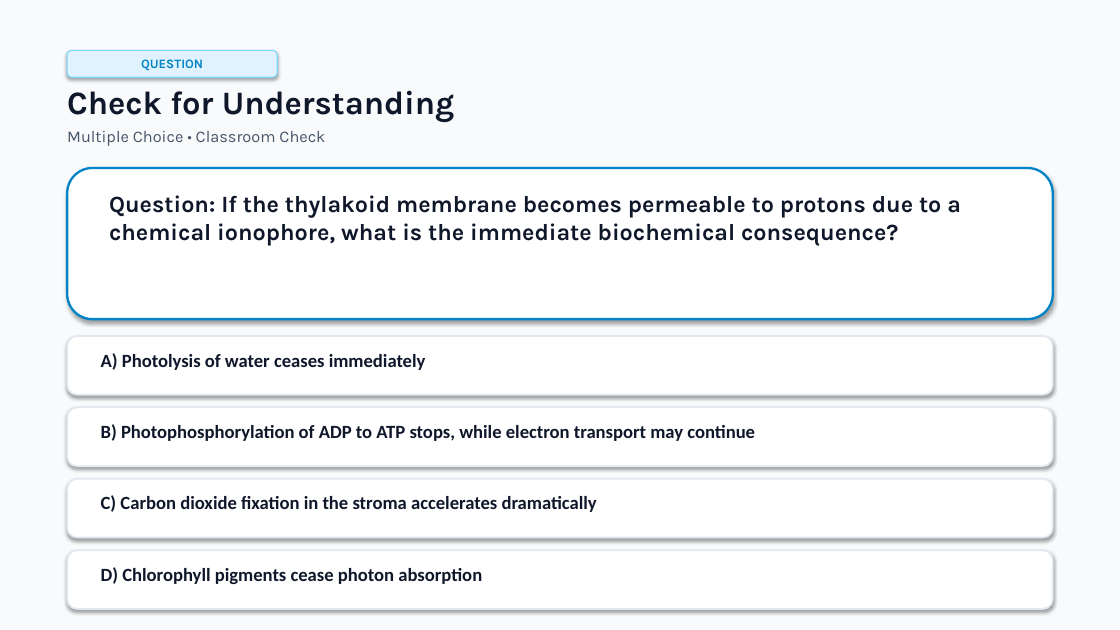
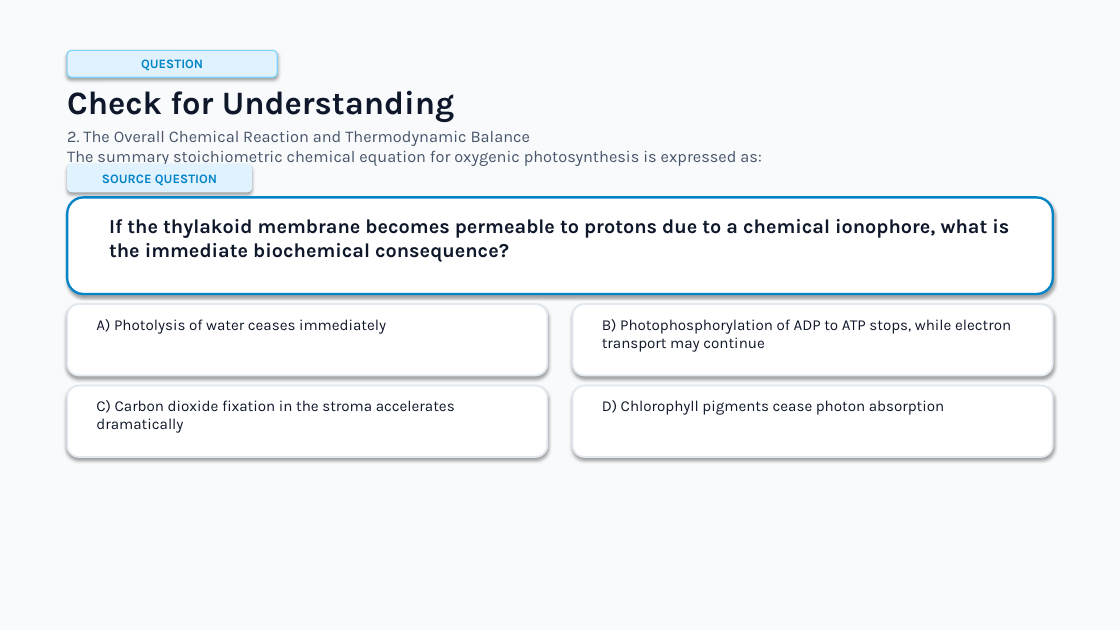
Before and after one commit to usm007/LessonMorph, a slide deck: slide 6 of output/photosynthesis_and_cellular_energy.pptx (slide 27 before the commit). Drawn at 1120x630 pixels with LibreOffice and Linux fonts; fonts in the diff are those of the drawing. Boxes give left, top, right and bottom in pixels: in the first picture for what was removed or moved away, otherwise in the second. Text is boxed around its words. In the diff, an @@ line names an element or a change of style, - is before the commit and + after.

```diff
--- a/output/photosynthesis_and_cellular_energy.pptx
+++ b/output/photosynthesis_and_cellular_energy.pptx
@@ text at bbox=[67, 131, 761, 166]: text changed @@
-Multiple Choice • Classroom Check
+2. The Overall Chemical Reaction and Thermodynamic Balance
+The summary stoichiometric chemical equation for oxygenic photosynthesis is expressed as:
@@ rounded rectangle added at bbox=[67, 164, 252, 192], fill #E0F2FE, 11 pt, text #0284C7, bold @@
+SOURCE QUESTION
@@ rounded rectangle: place and size @@
-rounded rectangle at bbox=[67, 168, 1053, 319]
+rounded rectangle at bbox=[67, 197, 1053, 294]
@@ text at bbox=[109, 219, 1009, 262]: text changed; size 20 to 17 pt @@
-Question: If the thylakoid membrane becomes permeable to protons due to a chemical ionophore, what is the immediate biochemical consequence?
+If the thylakoid membrane becomes permeable to protons due to a chemical ionophore, what is the immediate biochemical consequence?
@@ rounded rectangle: place and size @@
-rounded rectangle at bbox=[67, 336, 1053, 395]
+rounded rectangle at bbox=[67, 304, 548, 376]
@@ text "A) Photolysis of water ceases ...": place and size @@
-text "A) Photolysis of water ceases ..." at bbox=[101, 353, 426, 370]
+text "A) Photolysis of water ceases ..." at bbox=[96, 319, 386, 334]
@@ rounded rectangle added at bbox=[573, 304, 1054, 376], fill #FFFFFF, outline #E2E8F0 1.5 pt @@
@@ text "B) Photophosphorylation of ADP to ...": place and size @@
-text "B) Photophosphorylation of ADP to ..." at bbox=[101, 424, 755, 441]
+text "B) Photophosphorylation of ADP to ..." at bbox=[602, 319, 1011, 352]
@@ rounded rectangle: place and size @@
-rounded rectangle at bbox=[67, 408, 1053, 466]
+rounded rectangle at bbox=[67, 386, 548, 457]
@@ rounded rectangle added at bbox=[573, 386, 1054, 457], fill #FFFFFF, outline #E2E8F0 1.5 pt @@
@@ text "C) Carbon dioxide fixation in ...": place and size @@
-text "C) Carbon dioxide fixation in ..." at bbox=[101, 495, 597, 512]
+text "C) Carbon dioxide fixation in ..." at bbox=[96, 400, 455, 433]
@@ size 16 to 13 pt, font Calibri to Karla, bold off in 4 elements at bbox=[96, 319, 386, 334], bbox=[602, 319, 1011, 352], bbox=[96, 400, 455, 433], bbox=[602, 400, 944, 415] @@
@@ text "D) Chlorophyll pigments cease photon ...": place and size @@
-text "D) Chlorophyll pigments cease photon ..." at bbox=[101, 567, 482, 584]
+text "D) Chlorophyll pigments cease photon ..." at bbox=[602, 400, 944, 415]
@@ rounded rectangle removed at bbox=[67, 479, 1053, 538] @@
@@ rounded rectangle removed at bbox=[67, 550, 1053, 609] @@
```
Also in this commit, not shown: 13 other slides changed, 15 slides added, 21 slides removed, 57 other files.
